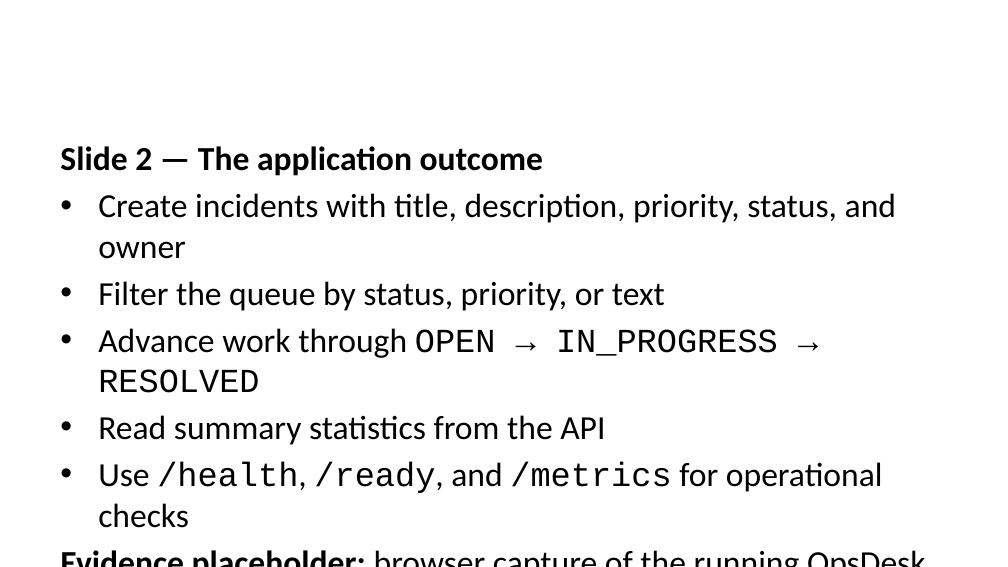
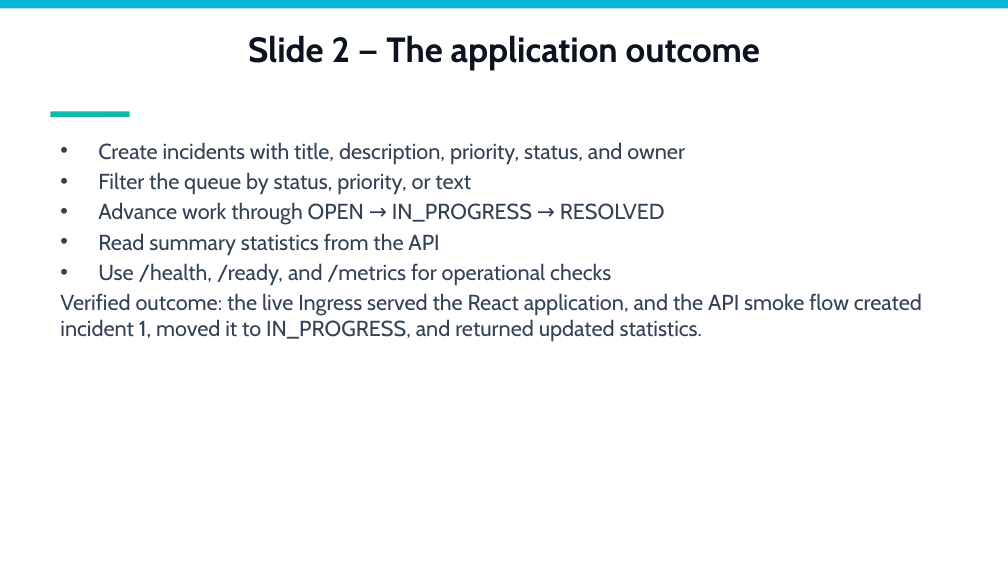
Before and after one commit to Akarsh1196/devsecops-csp, a slide deck: slide 3 of demo/presentation.pptx. Drawn at 1008x567 pixels with LibreOffice and Linux fonts; fonts in the diff are those of the drawing. Boxes give left, top, right and bottom in pixels: in the first picture for what was removed or moved away, otherwise in the second. Text is boxed around its words. In the diff, an @@ line names an element or a change of style, - is before the commit and + after.

```diff
--- a/demo/presentation.pptx
+++ b/demo/presentation.pptx
@@ background #FFFFFF to #F8FAFC @@
@@ rectangle added at (0,0,1008,8), fill #06B6D4 @@
@@ title added at (248,35,760,71), 25 pt, text #0B1220, bold @@
+Slide 2 — The application outcome
@@ rounded rectangle added at (50,111,130,117), fill #14B8A6 @@
@@ text at (60,146,543,176): paragraph removed @@
-Slide 2 — The application outcome
@@ text at (98,142,685,286): size 24 to 15.5 pt, text colour #000000 to #334155 in "Create incidents with title, description, priority, status, ...", "Filter the queue by status, priority, or ...", "Advance work through OPEN → IN_PROGRESS → ...", "Read summary statistics from the API" and 1 more places; font Calibri to Cabin in "Create incidents with title, description, priority, status, ...", "Filter the queue by status, priority, or ...", "Advance work through", "Read summary statistics from the API" and 1 more places; font Courier New to Cabin in "OPEN → IN_PROGRESS → RESOLVED", "/health, /ready, /metrics"; less space between paragraphs @@
@@ text at (60,293,922,342): text changed; size 24 to 15.5 pt; font Calibri to Cabin; text colour #000000 to #334155 @@
-Evidence placeholder: browser capture of the running OpsDesk UI.
+Verified outcome: the live Ingress served the React application, and the API smoke flow created incident 1, moved it to IN_PROGRESS, and returned updated statistics.
```
Also in this commit, not shown: 10 other slides changed, 1 slide added, 1 slide removed, 3 other files.
